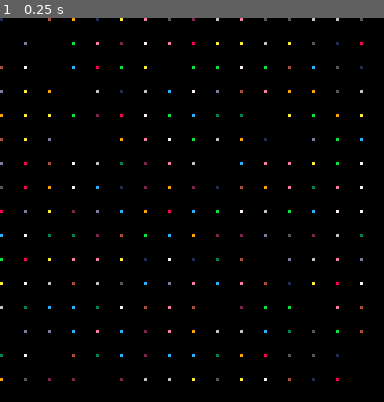
Above: before the commit, frame 1.
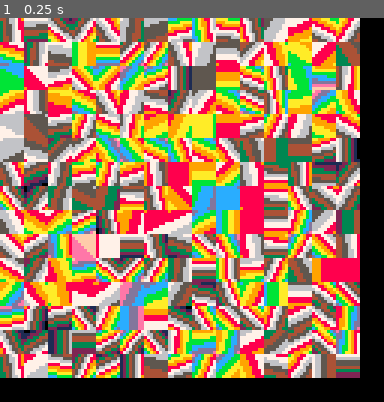
Above: after the commit, the same moment.

Repository: HelveticaScenario/pico8-carts
Game: PICO-8 cartridge patterns.p8
The game is run twice, just before and just after one commit, with the same random seed, the same clock (stepped at 60 frames per second) and the same inputs.
Inputs:
- Up to frame 1 (0.25 s): no input

The runs differ from the first frame. In frame 1, 88% of the frame differs, in the area x 0-95%, y 0-95%.

Commit message:
patterns: ceci likes it

Diff:
--- a/patterns.p8
+++ b/patterns.p8
@@ -1,6 +1,32 @@
 pico-8 cartridge // http://www.pico-8.com
 version 16
 __lua__
+
+function round(i)
+	local _i = i - flr(i)
+	if (_i < 0.5) then
+		return flr(i)
+	else
+		return ceil(i)
+	end
+end
+
+function lerp(a0, a1, w)
+	return (1.0 - w) * a0 + w * a1
+end
+
+function in_bounds(x,y,bound_x,bound_y)
+	if (x < 0) then
+		return false
+	elseif (y < 0) then
+		return false
+	elseif (x > bound_x) then
+		return false
+	elseif (y > bound_y) then
+		return false
+	end
+	return true
+end
 
 function make_grid(width, height, f)
 	local grid = {}
@@ -15,20 +41,46 @@
 
 
 function _init()
+	grid_dim = {width = 16, height = 16}
+
 	grid = make_grid(
-		16,
-		16,
+		grid_dim.width,
+		grid_dim.height,
 		function(x,y)
-			return rnd()
+			return flr(rnd(16))
 		end
 	)
+	printh(#grid)
 end
 
 function _draw()
 	cls(0)
-	for x = 1, #grid do
-		for y = 1, #grid[x] do
-			pset((x-1) * 8, (y-1) * 8, flr(grid[x][y] * 15))
+	-- for x = 1, #grid do
+	-- 	for y = 1, #grid[x] do
+	-- 		pset((x-1) * 8, (y-1) * 8, flr(grid[x][y] * 15))
+	-- 	end
+	-- end
+
+	-- for x =0,127 do
+	-- 	for y=0,127 do
+	-- 		local v = round((lerp(0,15, x/127) + lerp(0,15, y/127))/2)
+	-- 		pset(x,y,v)
+	-- 	end
+	-- end
+
+	for qx = 2, grid_dim.width do
+		for qy= 2, grid_dim.height do
+			local points = {
+				{grid[qx-1][qy-1], grid[qx][qy-1]},
+				{grid[qx-1][qy], grid[qx][qy]},
+			}
+			for x = 0,flr(128/grid_dim.width)-1 do
+				for y = 0,flr(128/grid_dim.height)-1 do
+					local v = round((lerp(points[1][1],points[2][1], x/7) + lerp(points[1][2],points[2][2], y/7))/2)
+					pset((qx-2) * flr(128/grid_dim.width) + x, (qy-2) * flr(128/grid_dim.height) + y, v)
+				end
+			end
+
 		end
 	end
 end
Not shown, changed: .gitignore
